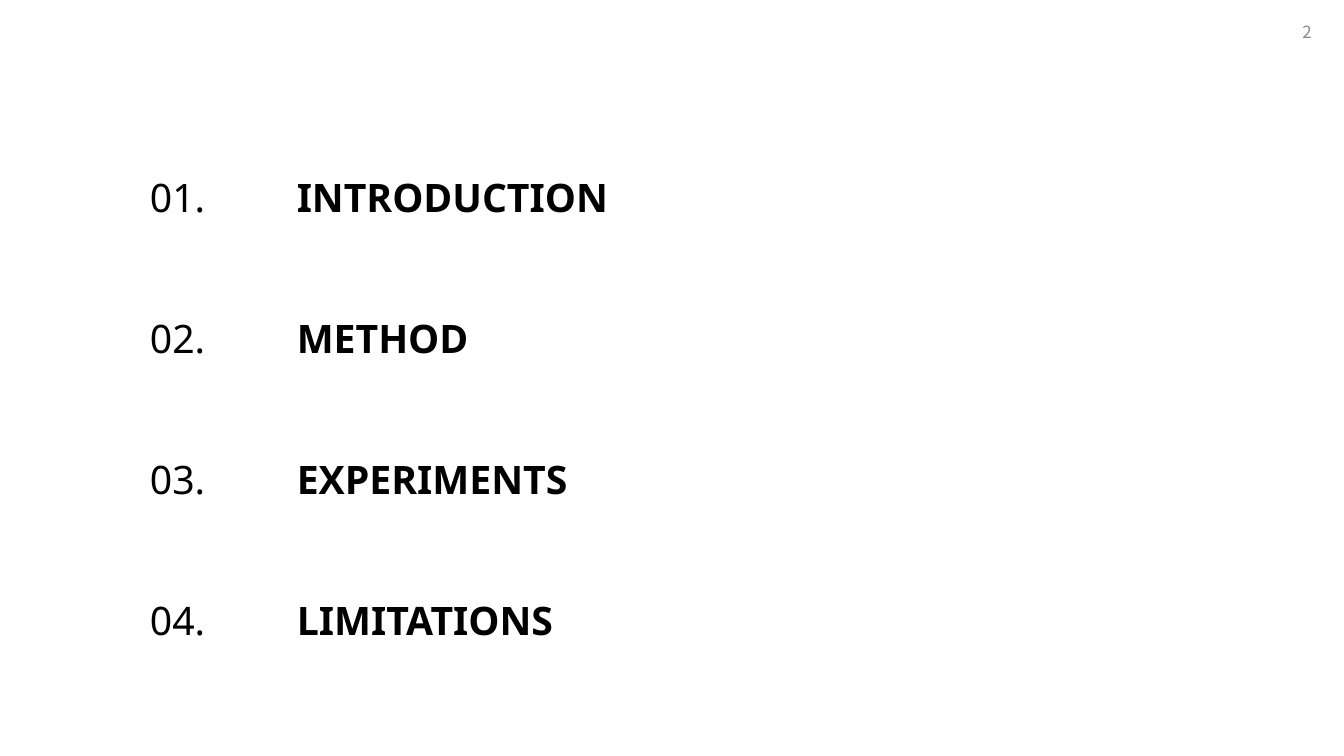
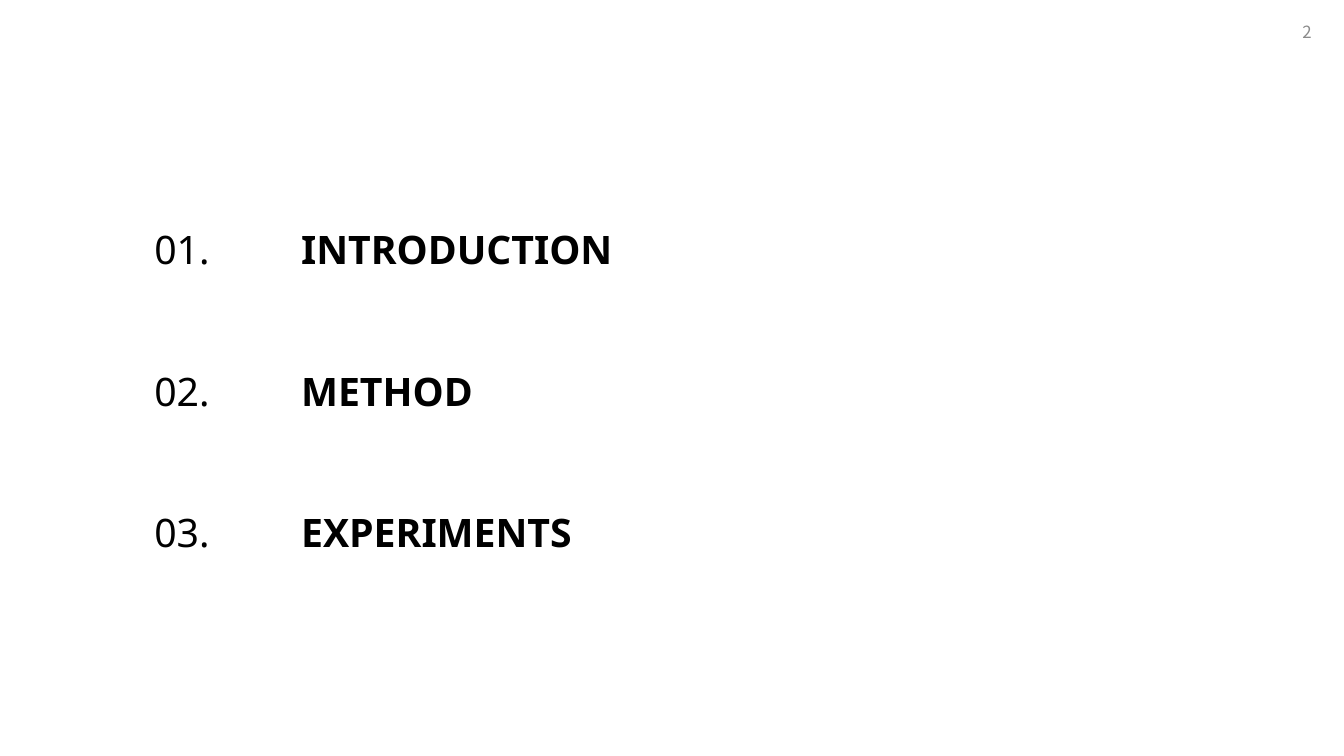
Before and after one commit to qkrwnstj306/Theory, a slide deck: slide 2 of PPT/NeRF.pptx. Drawn at 1344x756 pixels with LibreOffice and Linux fonts; fonts in the diff are those of the drawing. Boxes give left, top, right and bottom in pixels: in the first picture for what was removed or moved away, otherwise in the second. Text is boxed around its words. In the diff, an @@ line names an element or a change of style, - is before the commit and + after.

```diff
--- a/PPT/NeRF.pptx
+++ b/PPT/NeRF.pptx
@@ text "01. INTRODUCTION" moved from (x1=150, y1=183, x2=608, y2=636) to (x1=154, y1=235, x2=612, y2=548) @@
@@ text at (x1=150, y1=606, x2=553, y2=636): paragraph removed @@
-04. LIMITATIONS
```
Also in this commit, not shown: 5 other slides changed, 4 slides added, 20 other files.
